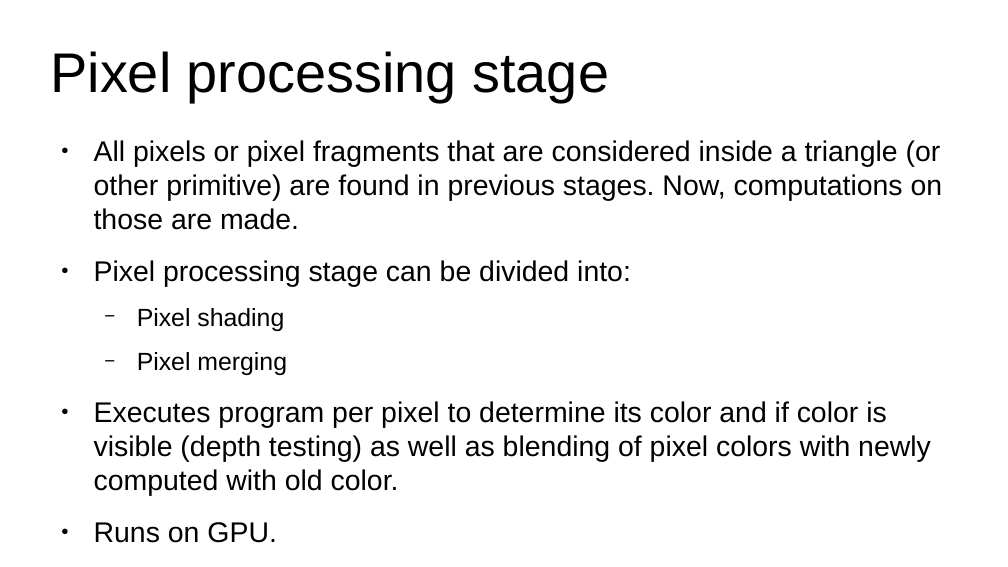
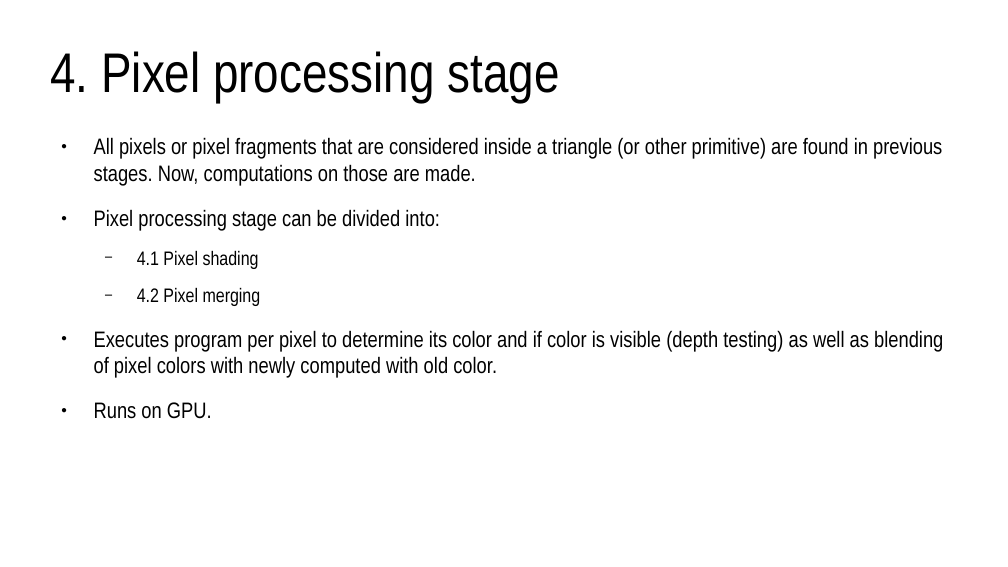
Before and after one commit to lorentzo/IntroductionToComputerGraphics, a slide deck: slide 32 of lectures/4_foundations_rendering/4_3_rasterization.odp (slide 27 before the commit). Drawn at 1008x567 pixels with LibreOffice and Linux fonts; fonts in the diff are those of the drawing. Boxes give left, top, right and bottom in pixels: in the first picture for what was removed or moved away, otherwise in the second. Text is boxed around its words. In the diff, an @@ line names an element or a change of style, - is before the commit and + after.

```diff
--- a/lectures/4_foundations_rendering/4_3_rasterization.odp
+++ b/lectures/4_foundations_rendering/4_3_rasterization.odp
@@ title at [50,51,560,102]: text changed; font Arial to Arial Narrow @@
-Pixel processing stage
+4. Pixel processing stage
@@ text at [94,137,943,419]: size 22.4 to 17.6 pt, font Arial to Arial Narrow @@
@@ text at [137,250,261,306]: text changed; size 19.6 to 15.4 pt; font Arial to Arial Narrow @@
-  − Pixel shading
-  − Pixel merging
+  − 4.1 Pixel shading
+  − 4.2 Pixel merging
```
Also in this commit, not shown: 20 other slides changed, 10 slides added, 1 slide removed, 1 other file.
